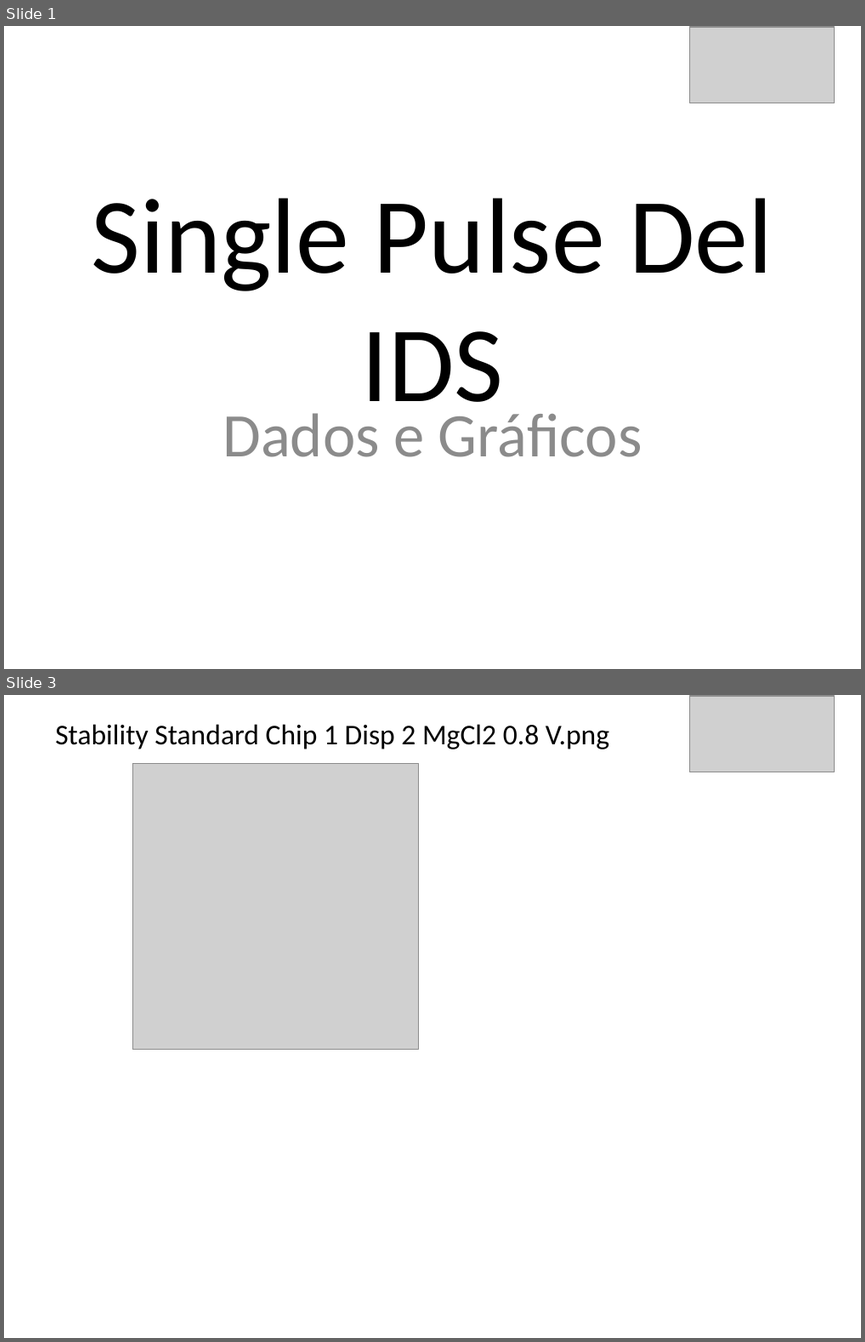
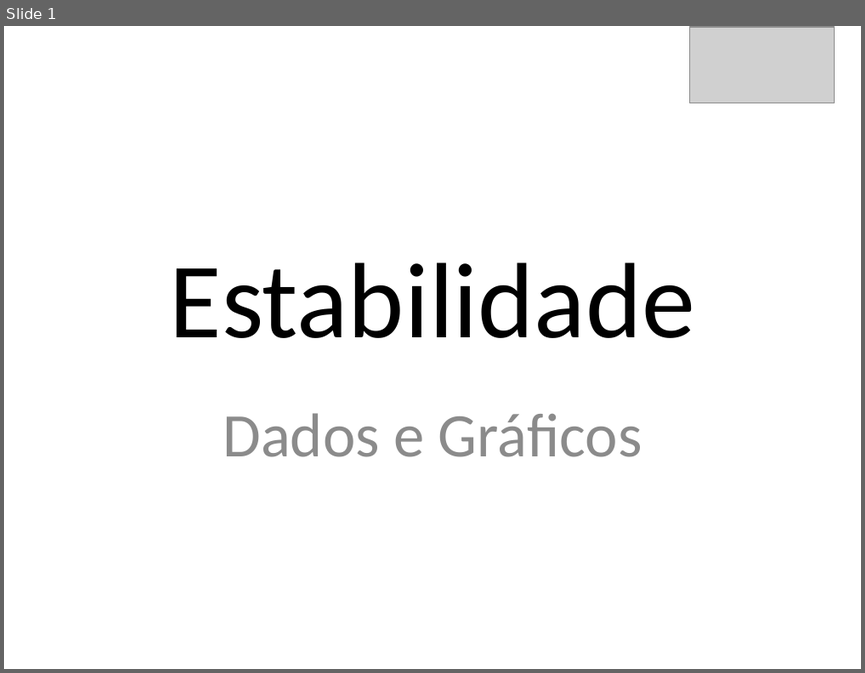
Before and after one commit to Piadista/EGT_data_analysis, a slide deck: Template/Endurance.pptx. Shown one above the other, each under a label of ours: slides 1 and 3 before the commit, slide 1 after it; the slides between them are not shown. The pictures are 865x1342 and 865x673 pixels, drawn with LibreOffice and Linux fonts; fonts in the diff are those of the drawing; grey boxes stand for pictures. Boxes give left, top, right and bottom in pixels: in the first picture for what was removed or moved away, otherwise in the second. Text is boxed around its words. In the diff, an @@ line names an element or a change of style, - is before the commit and + after.

Commit message:
pptx estabilidade arrumado

```diff
--- a/Template/Endurance.pptx
+++ b/Template/Endurance.pptx
@@ slide 3 removed at [4, 695, 861, 1338], background #FFFFFF @@
@@ picture removed at [689, 696, 834, 772] @@
@@ text removed at [55, 724, 609, 749] @@
-Stability Standard Chip 1 Disp 2 MgCl2 0.8 V.png
@@ picture removed at [132, 764, 418, 1049] @@
@@ slide 1 changed as well @@
@@ title at [170, 262, 695, 338]: text changed @@
-Single Pulse Del IDS
+Estabilidade
```
Also in this commit, not shown: 2 slides added, 3 other slides removed, 20 other files.
